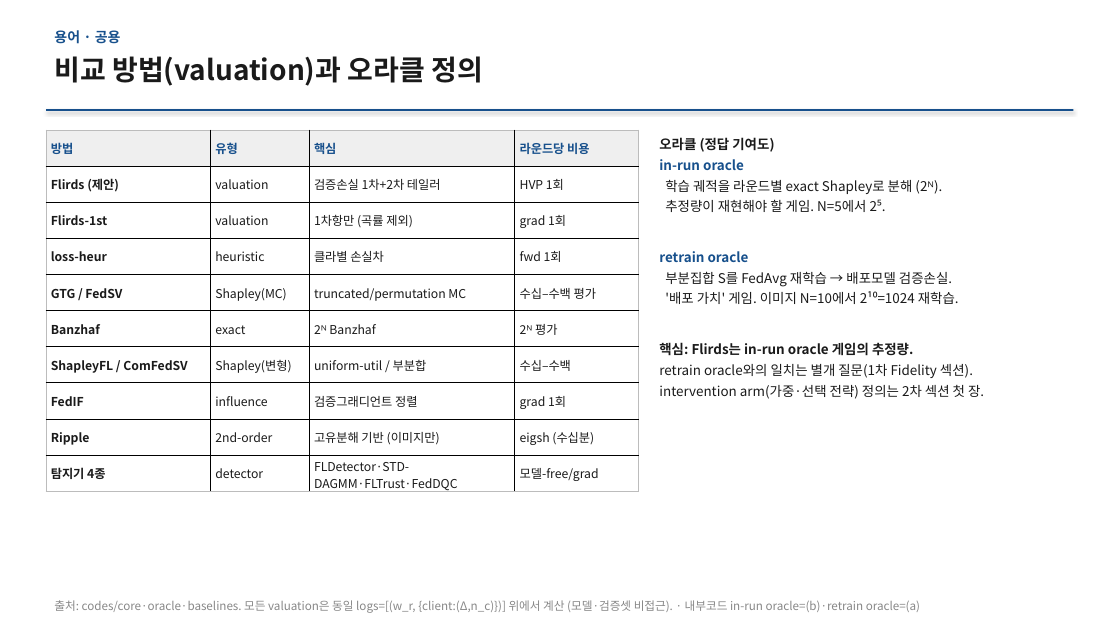
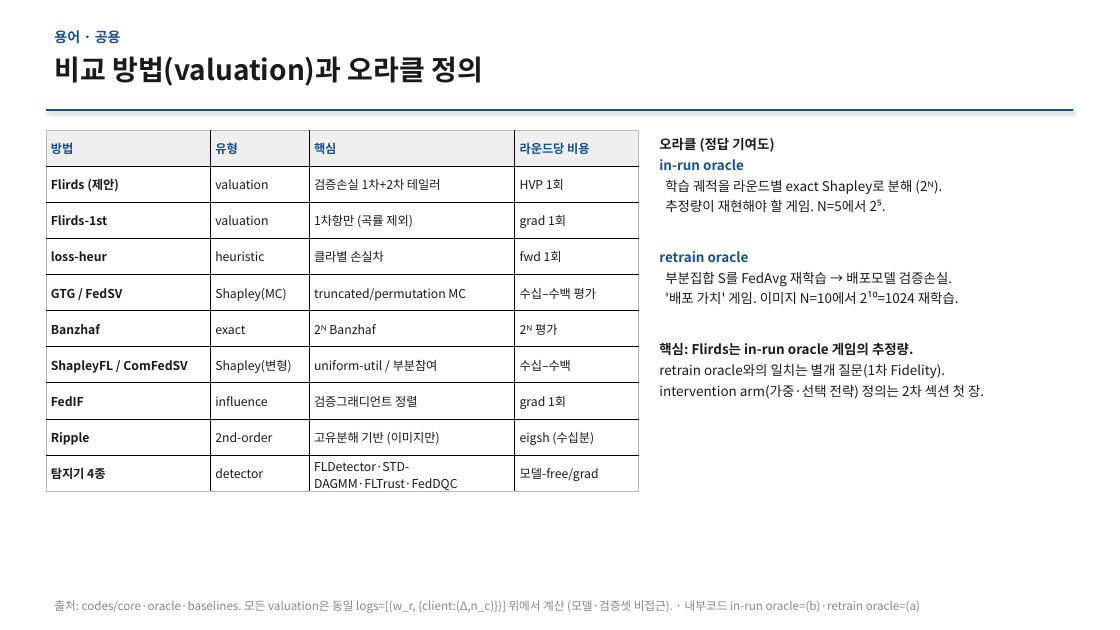
Before and after one commit to YongheeChoi/flirds, a slide deck: slide 3 of research-wiki/presentations/2026-06-results-report/flirds-results-2026-06.pptx. Drawn at 1120x630 pixels with LibreOffice and Linux fonts; fonts in the diff are those of the drawing. Boxes give left, top, right and bottom in pixels: in the first picture for what was removed or moved away, otherwise in the second. Text is boxed around its words. In the diff, an @@ line names an element or a change of style, - is before the commit and + after.

```diff
--- a/research-wiki/presentations/2026-06-results-report/flirds-results-2026-06.pptx
+++ b/research-wiki/presentations/2026-06-results-report/flirds-results-2026-06.pptx
@@ table at <box>46,130,639,496</box> @@
-row 7, column 3: uniform-util / 부분합
+row 7, column 3: uniform-util / 부분참여
@@ text at <box>659,364,946,378</box>: text changed @@
-retrain oracle와의 일치는 별개 질문(1차 Fidelity 섹션).
+retrain oracle와의 일치는 별개 질문(1차 Fidelity).
```
Also in this commit, not shown: 8 other slides changed, 2 slides added, 20 other files.
